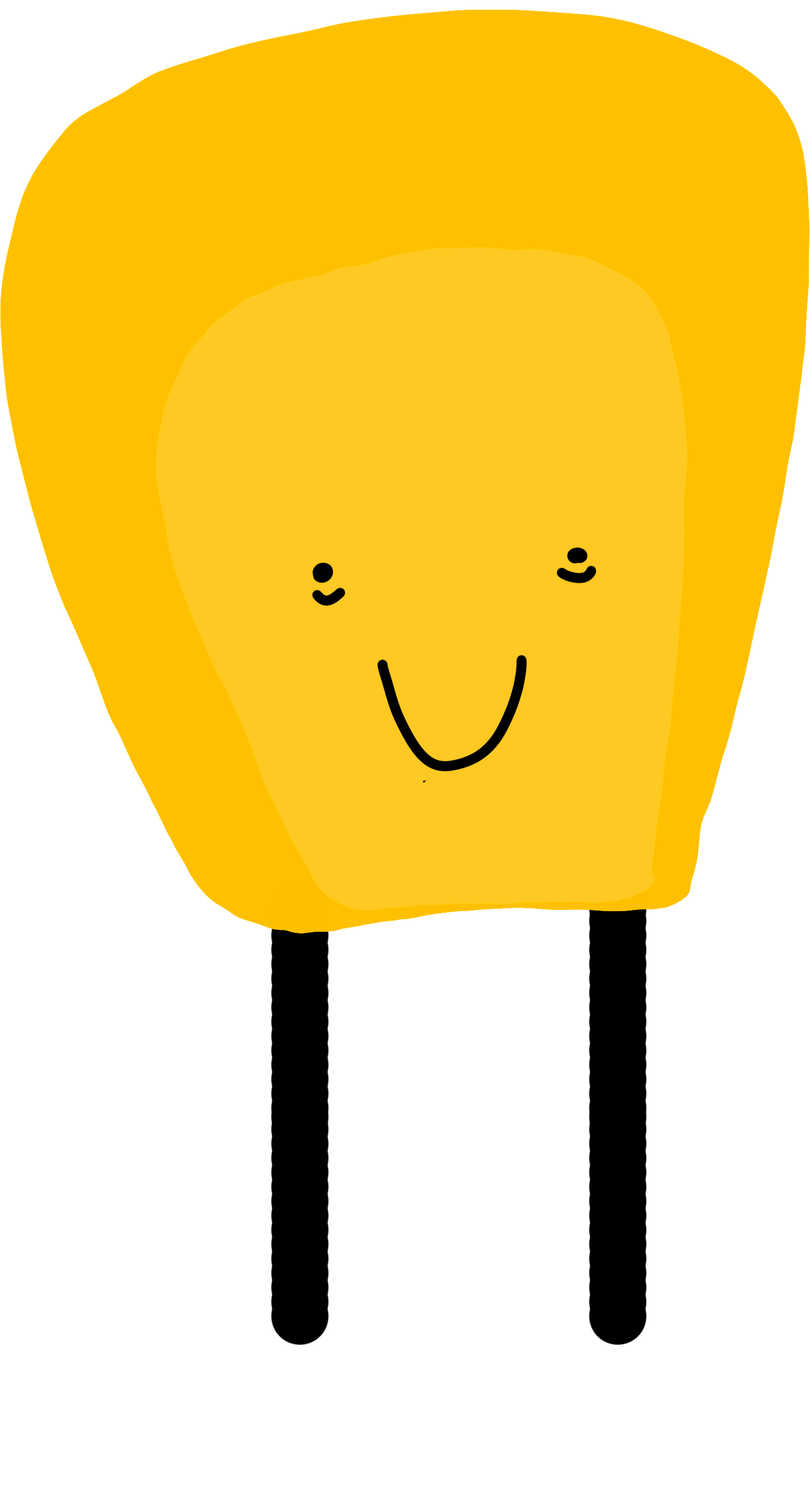
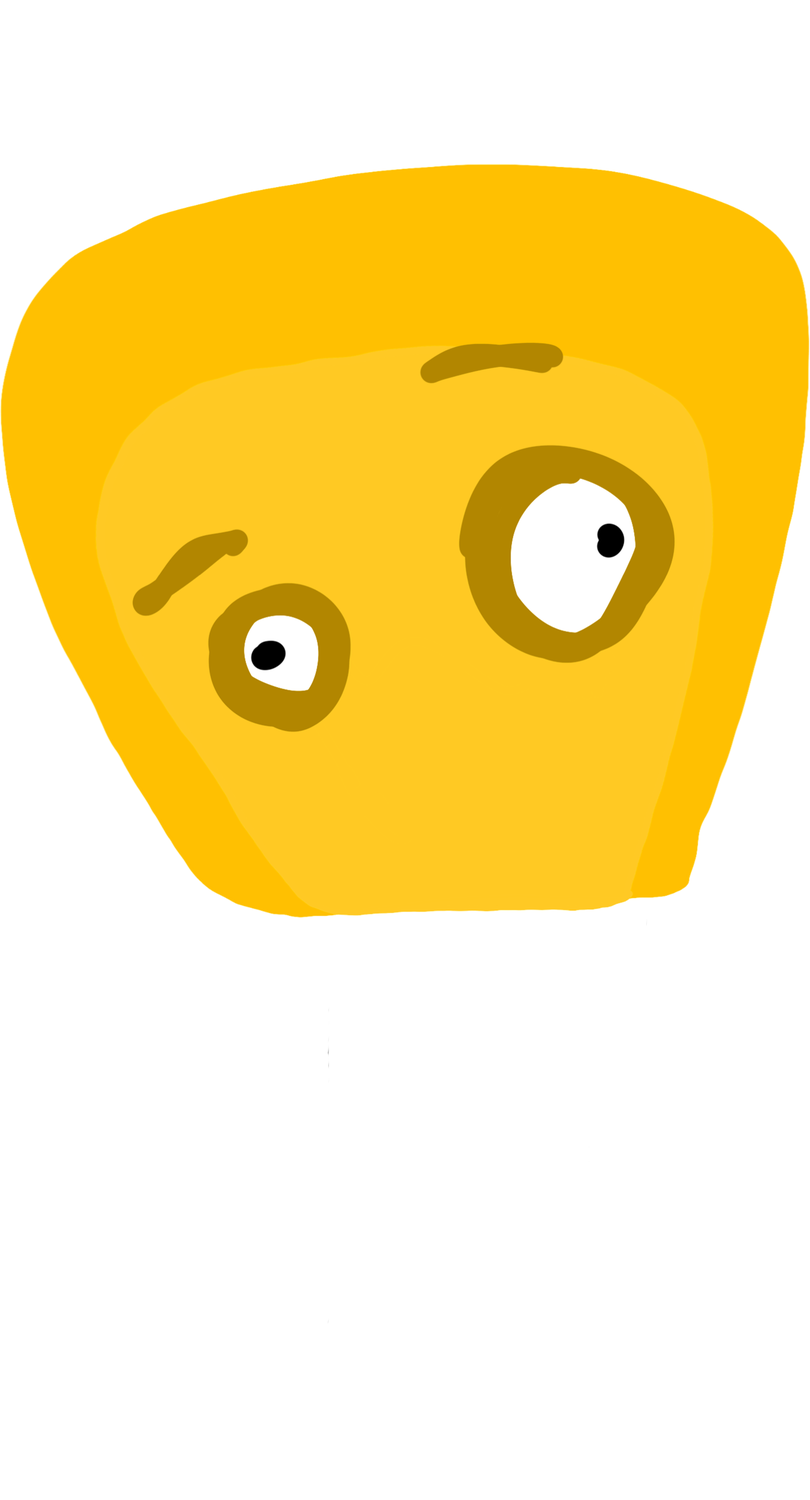
Two versions of the same layered image (810 x 1500). Layer-by-layer changes:
removed layer "Body" over <box>0,9,810,935</box>
added layer "corn4" above "RightUpperLeg" over <box>0,163,810,918</box>
painted on "RightUpperLeg" over <box>575,862,654,1148</box>
painted on "RightLowerLeg" over <box>588,1082,648,1346</box>
painted on "LeftLowerLeg" over <box>270,1078,330,1346</box>
painted on "LeftUpperLeg" over <box>259,875,341,1148</box>
